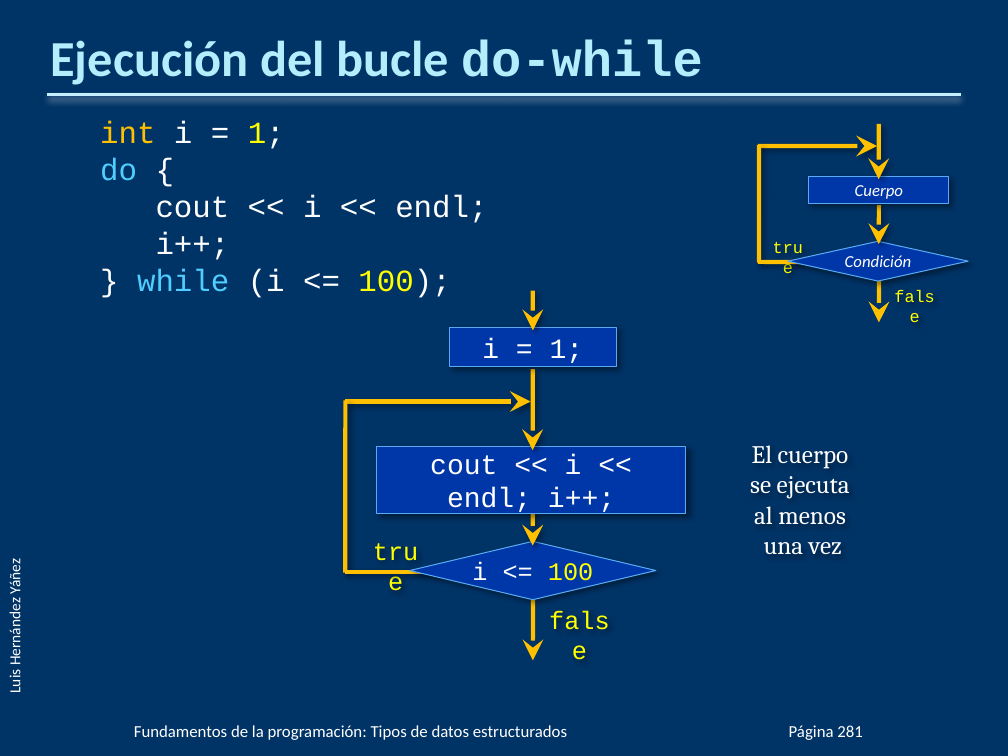
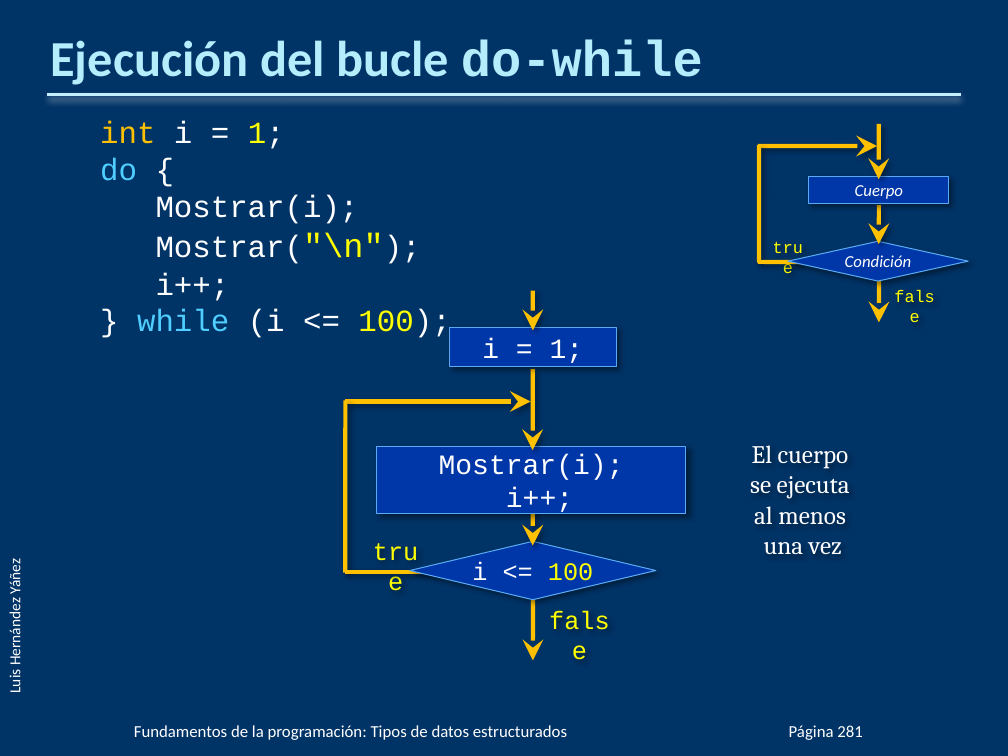
Before and after one commit to cmdgeneration/01-Fundamentos, a slide deck: slide 57 of PPTs/FP03.pptx. Drawn at 1008x756 pixels with LibreOffice and Linux fonts; fonts in the diff are those of the drawing; background and template pictures are left out. Boxes give left, top, right and bottom in pixels: in the first picture for what was removed or moved away, otherwise in the second. Text is boxed around its words. In the diff, an @@ line names an element or a change of style, - is before the commit and + after.

```diff
--- a/PPTs/FP03.pptx
+++ b/PPTs/FP03.pptx
@@ text at bbox=[156, 195, 384, 264]: text changed @@
-  cout << i << endl;
+  Mostrar(i);
+  Mostrar("\n");
@@ text in rectangle at bbox=[439, 454, 624, 516]: text changed @@
-cout << i << endl; i++;
+Mostrar(i);
+i++;
```
Also in this commit, not shown: 41 other slides changed, 4 other files.
